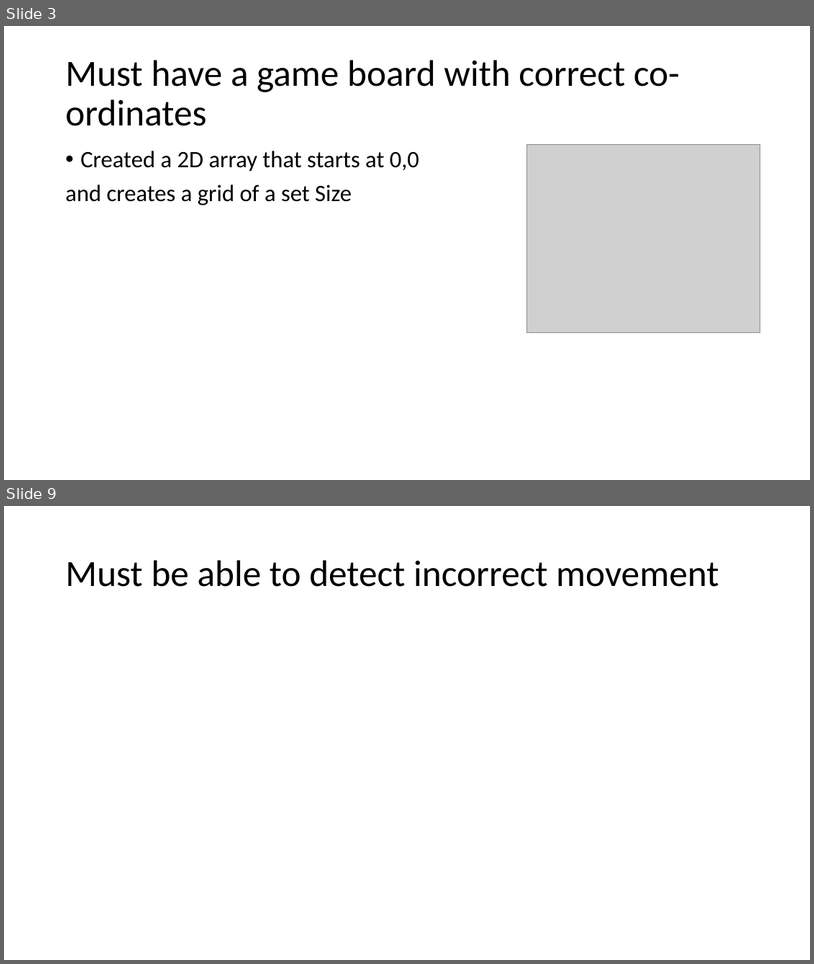
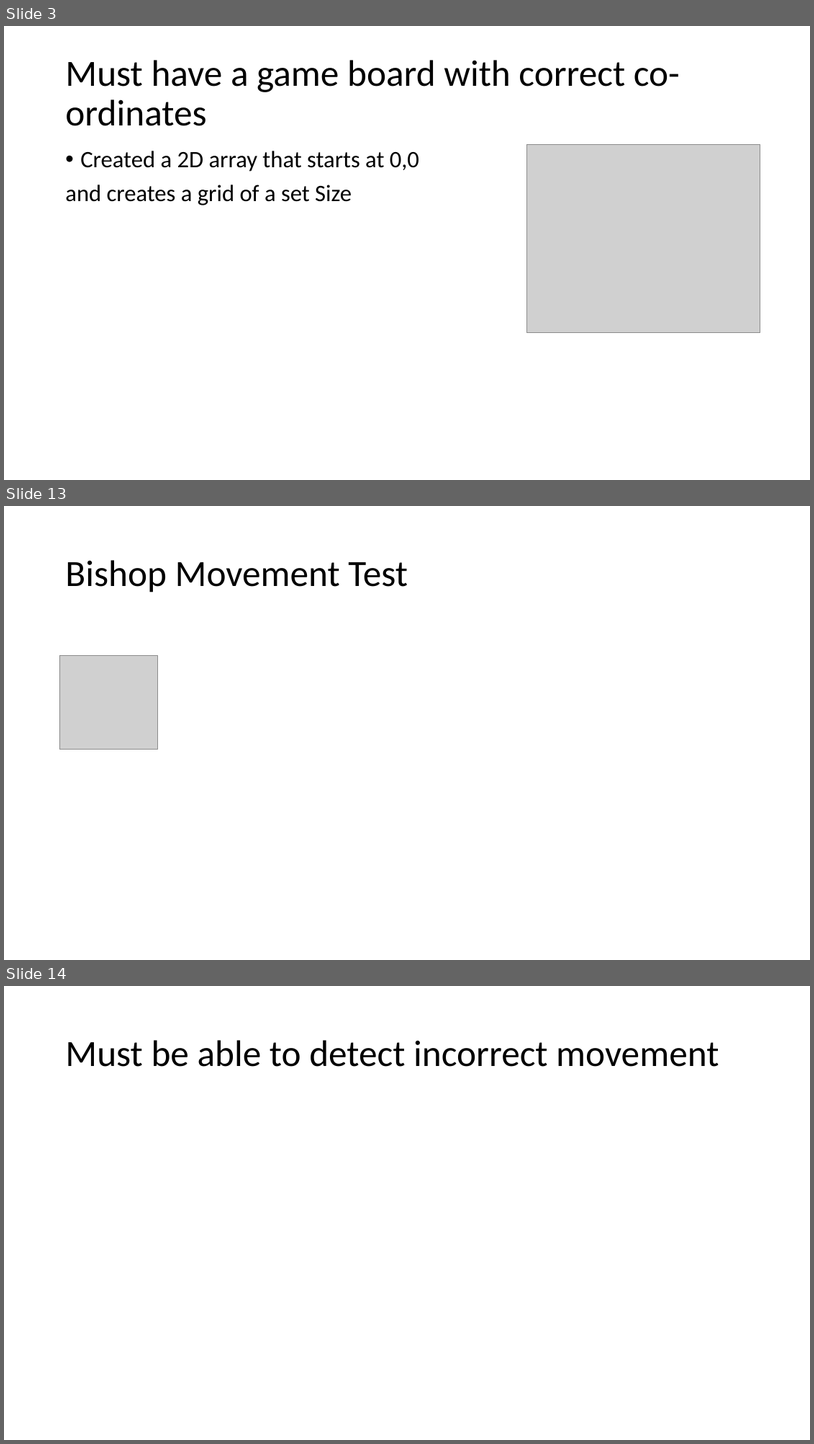
Before and after one commit to KeaganErasmus/BCDE222-C-, a slide deck: Presentation.pptx. Shown one above the other, each under a label of ours: slides 3 and 9 before the commit, slides 3, 13 and 14 after it; the slides between them are not shown. The pictures are 814x964 and 814x1444 pixels, drawn with LibreOffice and Linux fonts; fonts in the diff are those of the drawing; grey boxes stand for pictures. Boxes give left, top, right and bottom in pixels: in the first picture for what was removed or moved away, otherwise in the second. Text is boxed around its words. In the diff, an @@ line names an element or a change of style, - is before the commit and + after.

```diff
--- a/Presentation.pptx
+++ b/Presentation.pptx
@@ slide 13 added at box(4, 506, 810, 960), background #FFFFFF @@
@@ title added at box(65, 560, 408, 592), 44 pt, text #000000 @@
+Bishop Movement Test
@@ picture added at box(59, 656, 158, 749) @@
@@ what was slide 9 is now slide 14 @@
```
Also in this commit, not shown: 7 slides changed, 5 other slides added, 23 other files.
